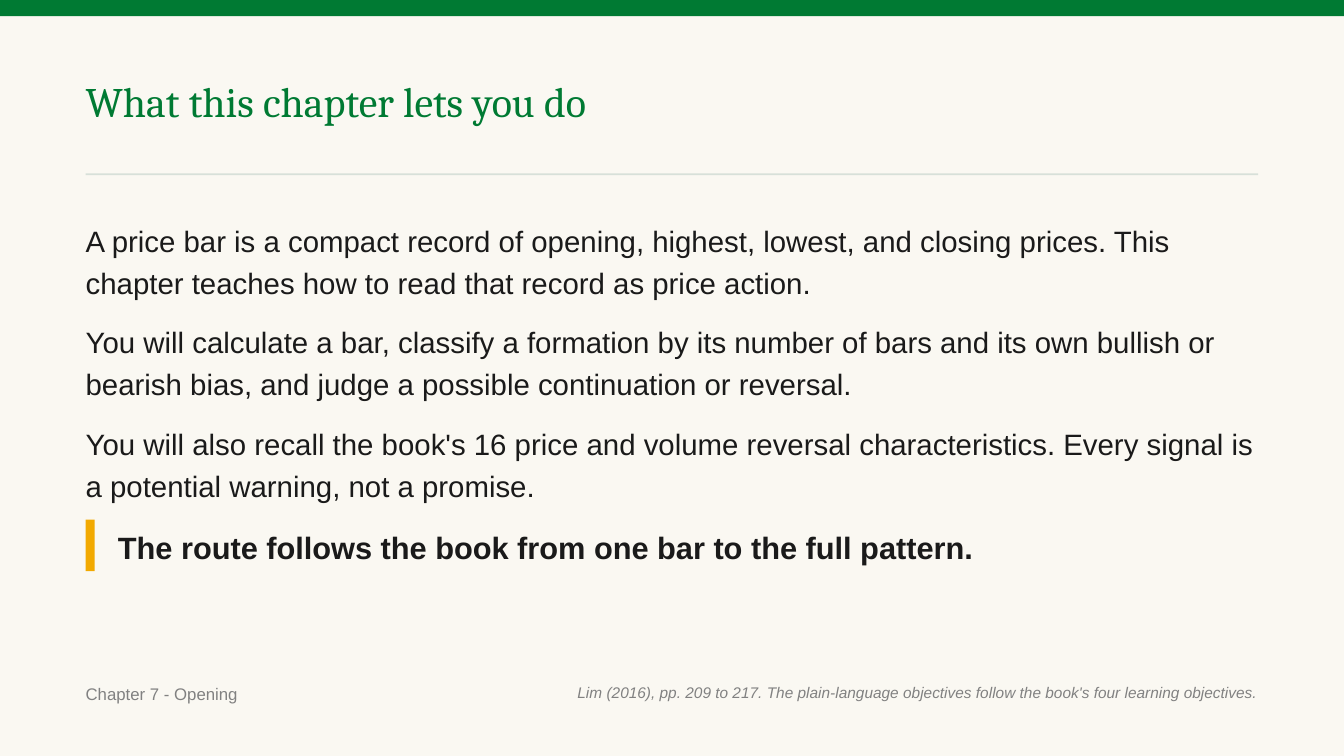
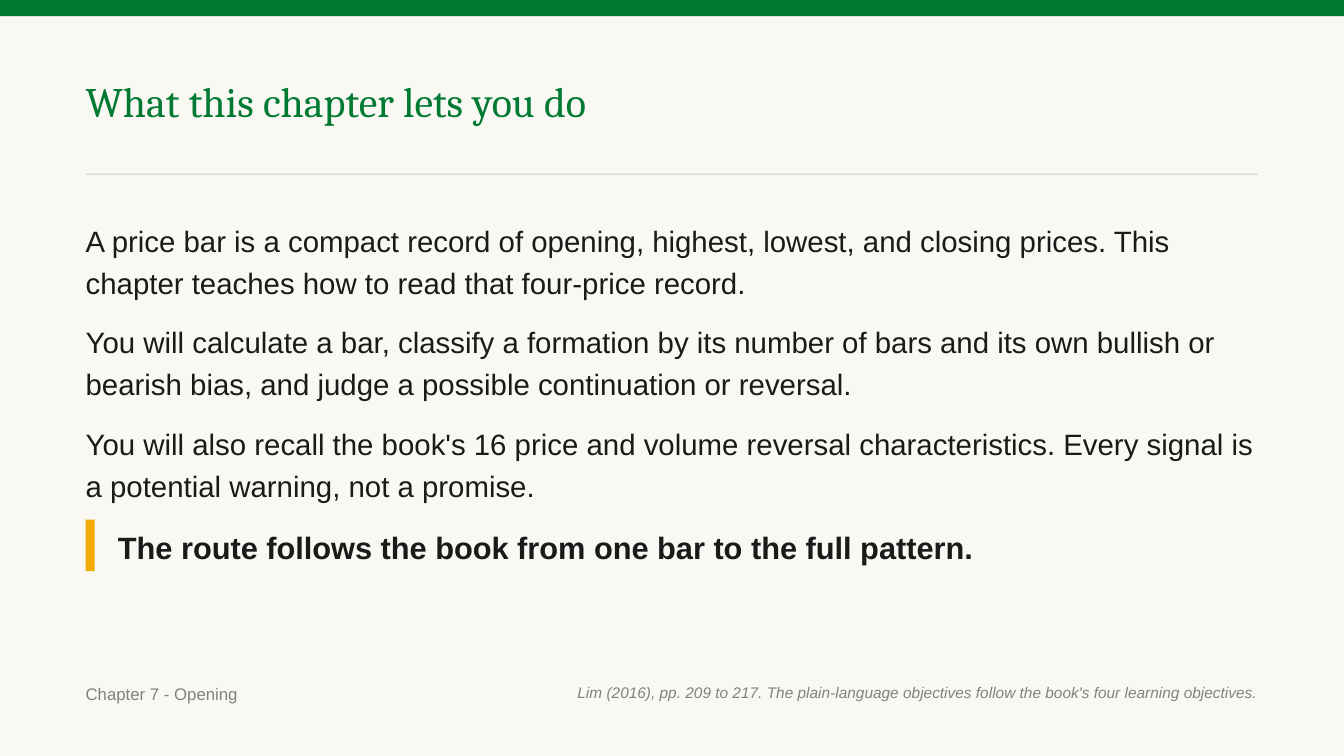
Before and after one commit to benjiesotelo-sudo/Telos_FIN1209, a slide deck: slide 2 of chapter-07/FIN1209-Chapter-07.pptx. Drawn at 1344x756 pixels with LibreOffice and Linux fonts; fonts in the diff are those of the drawing. Boxes give left, top, right and bottom in pixels: in the first picture for what was removed or moved away, otherwise in the second. Text is boxed around its words. In the diff, an @@ line names an element or a change of style, - is before the commit and + after.

Commit message:
Fix Chapter 7 second reader findings

```diff
--- a/chapter-07/FIN1209-Chapter-07.pptx
+++ b/chapter-07/FIN1209-Chapter-07.pptx
@@ text at bbox=[86, 230, 1169, 299]: text changed @@
-A price bar is a compact record of opening, highest, lowest, and closing prices. This chapter teaches how to read that record as price action.
+A price bar is a compact record of opening, highest, lowest, and closing prices. This chapter teaches how to read that four-price record.
```
Also in this commit, not shown: 14 other slides changed, 3 other files.
